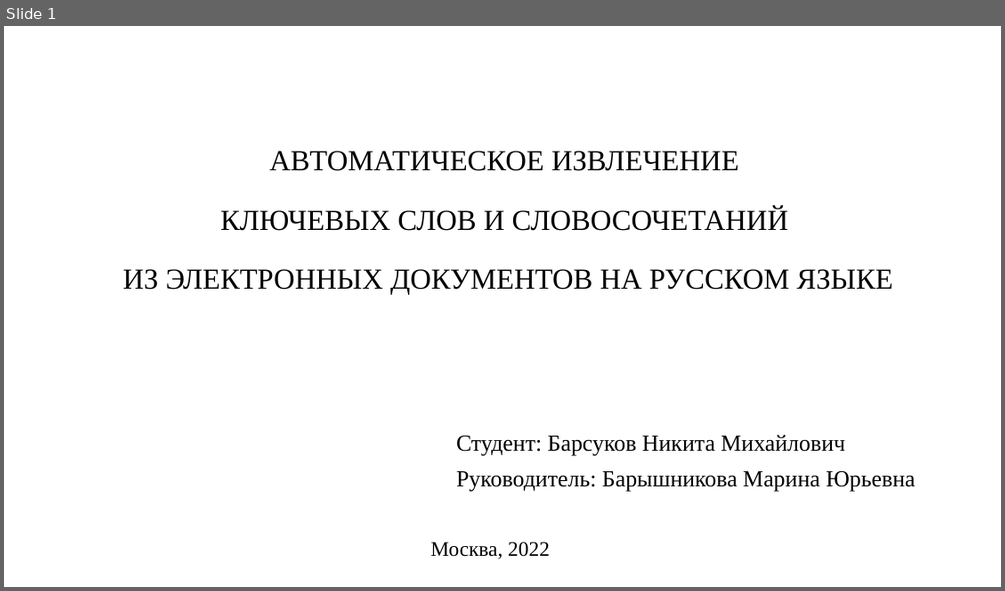
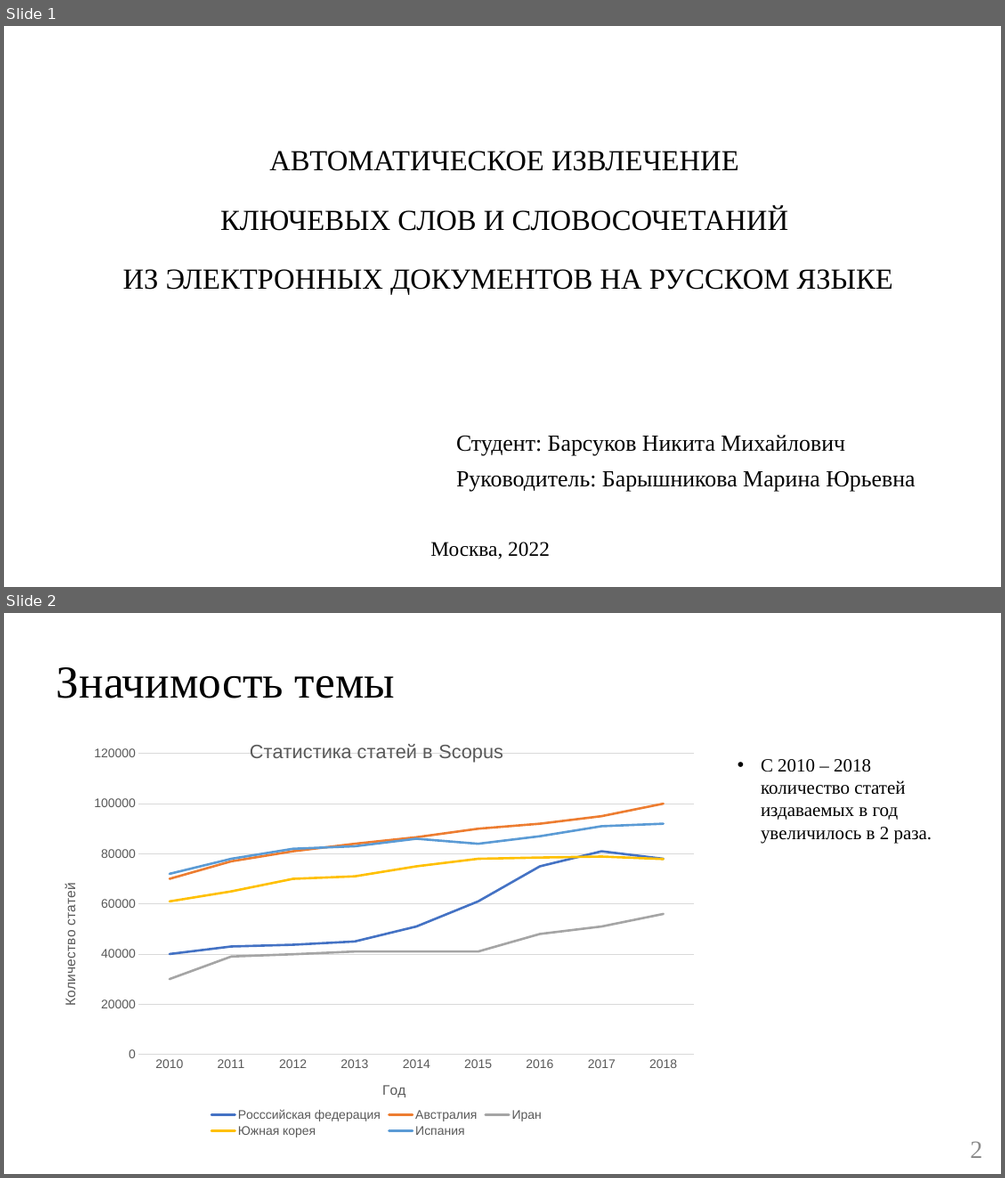
Before and after one commit to BroBezzubik/Diplome2021, a slide deck: Защита/Презентация_кор.pptx. Shown one above the other, each under a label of ours: slide 1 before the commit, slides 1 and 2 after it. The pictures are 1005x591 and 1005x1178 pixels, drawn with LibreOffice and Linux fonts; fonts in the diff are those of the drawing. Boxes give left, top, right and bottom in pixels: in the first picture for what was removed or moved away, otherwise in the second. Text is boxed around its words. In the diff, an @@ line names an element or a change of style, - is before the commit and + after.

```diff
--- a/Защита/Презентация_кор.pptx
+++ b/Защита/Презентация_кор.pptx
@@ slide 2 added at bbox=[4, 613, 1001, 1174], background #FFFFFF @@
@@ title added at bbox=[57, 667, 395, 698], 44 pt, text #000000 @@
+Значимость темы
@@ line chart added at bbox=[41, 724, 712, 1140] @@
+title "Статистика статей в Scopus "
+categories: 2010, 2011, 2012, 2013, 2014, 2015, 2016, 2017, 2018
+Росссийская федерация: 40000, 43000, 44000, 45000, 51000, 61000, 75000, 81000, 78000
+Австралия: 70000, 77000, 81000, 84000, 87000, 90000, 92000, 95000, 100000
+Иран: 30000, 39000, 40000, 41000, 41000, 41000, 48000, 51000, 56000
+Южная корея: 61000, 65000, 70000, 71000, 75000, 78000, 78000, 79000, 78000
+Испания: 72000, 78000, 82000, 83000, 86000, 84000, 87000, 91000, 92000
@@ text added at bbox=[760, 759, 932, 843], 18 pt, text #000000 @@
+• С 2010 – 2018 количество статей издаваемых в год увеличилось в 2 раза.
@@ page number added at bbox=[970, 1141, 982, 1158], 24 pt, text #8C8C8C @@
+2
```
Also in this commit, not shown: 6 slides changed, 3 other slides added, 7 slides removed, 4 other files.
